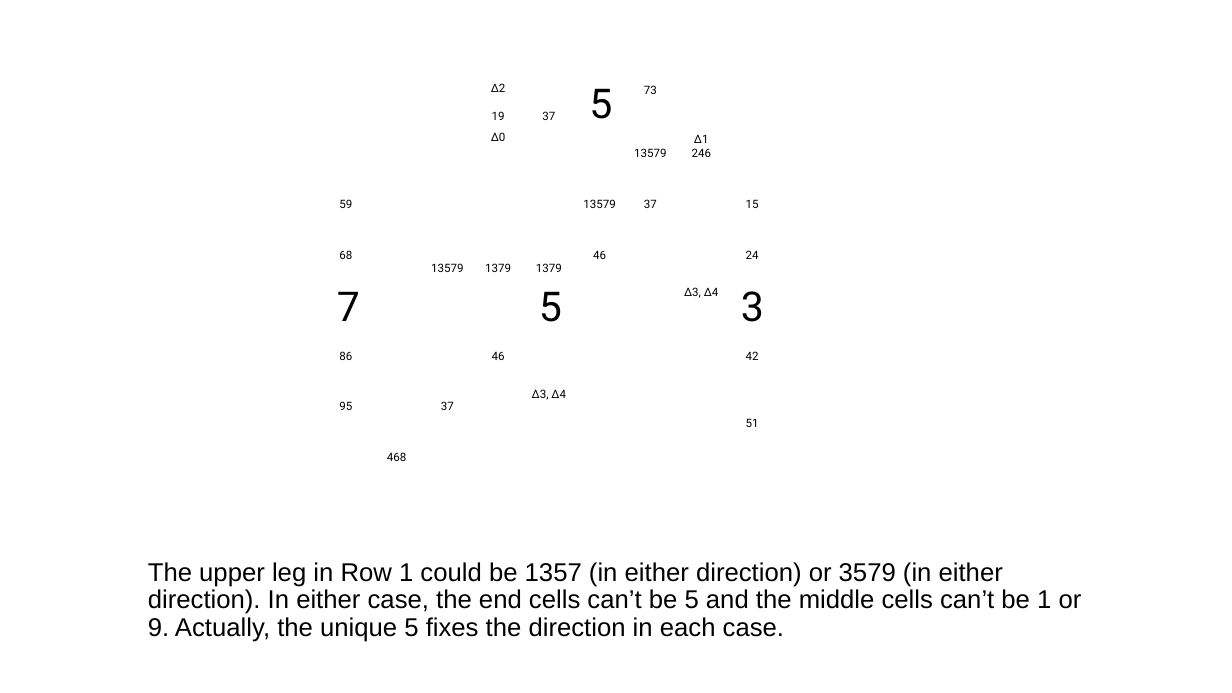
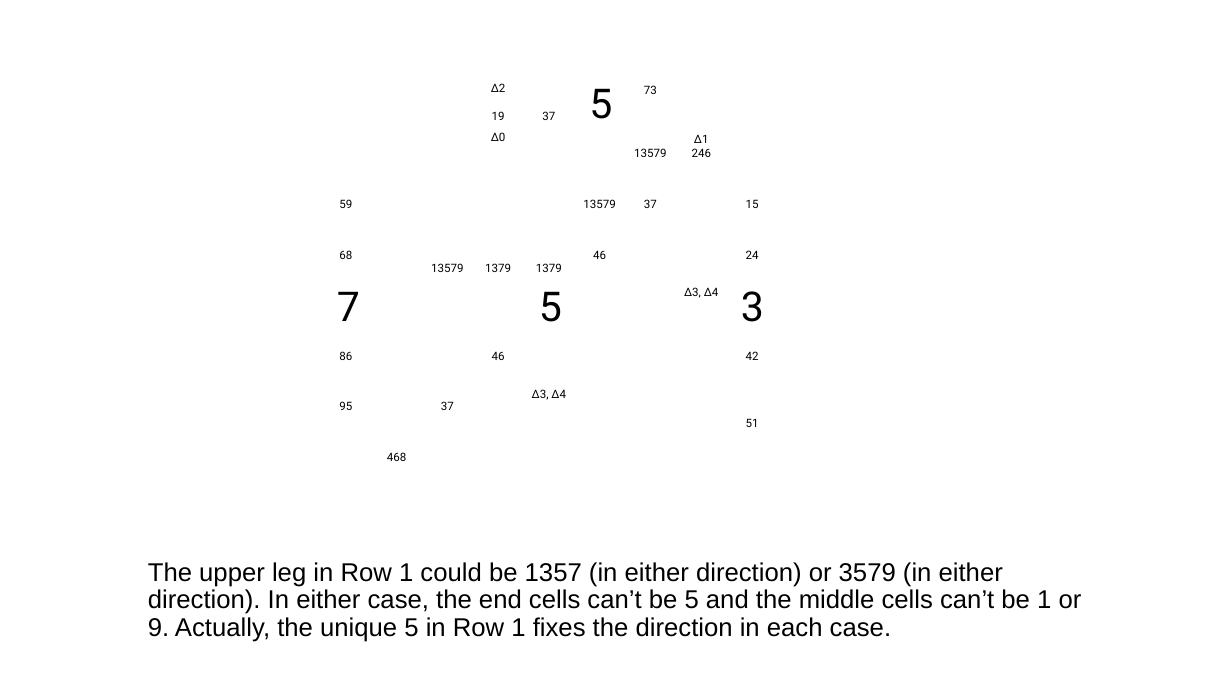
Before and after one commit to jhardis/WSJ_Number_Puzzles, a slide deck: slide 13 of 20260627_2.pptx (slide 11 before the commit). Drawn at 1232x693 pixels with LibreOffice and Linux fonts; fonts in the diff are those of the drawing; background and template pictures are left out. Boxes give left, top, right and bottom in pixels: in the first picture for what was removed or moved away, otherwise in the second. Text is boxed around its words. In the diff, an @@ line names an element or a change of style, - is before the commit and + after.

```diff
--- a/20260627_2.pptx
+++ b/20260627_2.pptx
@@ text at [148,562,1082,642]: text changed @@
-The upper leg in Row 1 could be 1357 (in either direction) or 3579 (in either direction). In either case, the end cells can’t be 5 and the middle cells can’t be 1 or 9. Actually, the unique 5 fixes the direction in each case.
+The upper leg in Row 1 could be 1357 (in either direction) or 3579 (in either direction). In either case, the end cells can’t be 5 and the middle cells can’t be 1 or 9. Actually, the unique 5 in Row 1 fixes the direction in each case.
```
Also in this commit, not shown: 18 other slides changed, 7 slides added, 7 slides removed.
